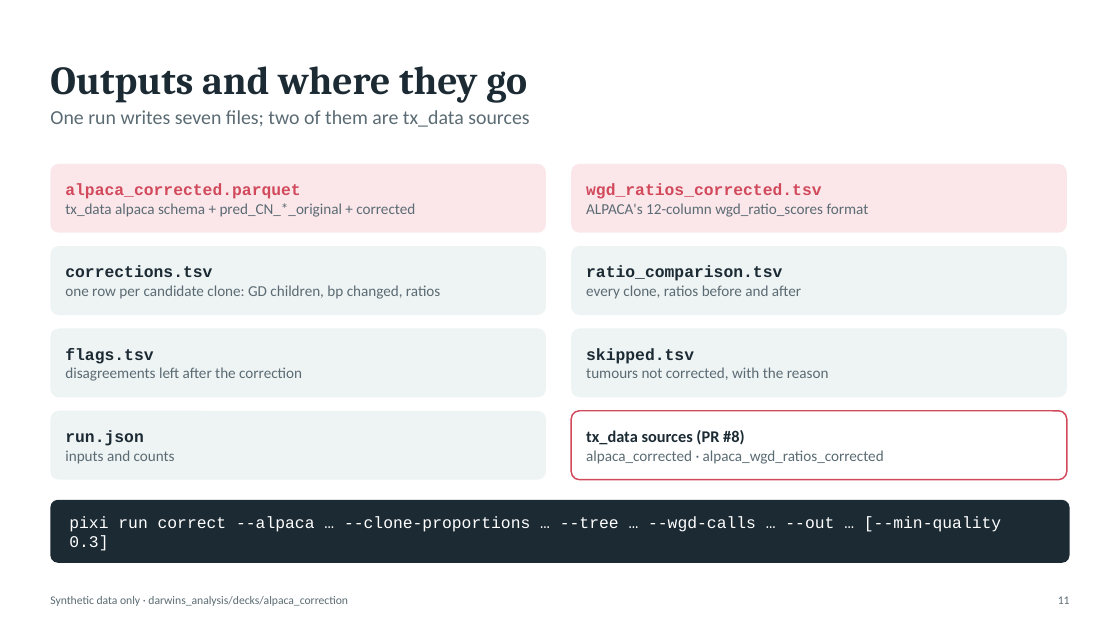
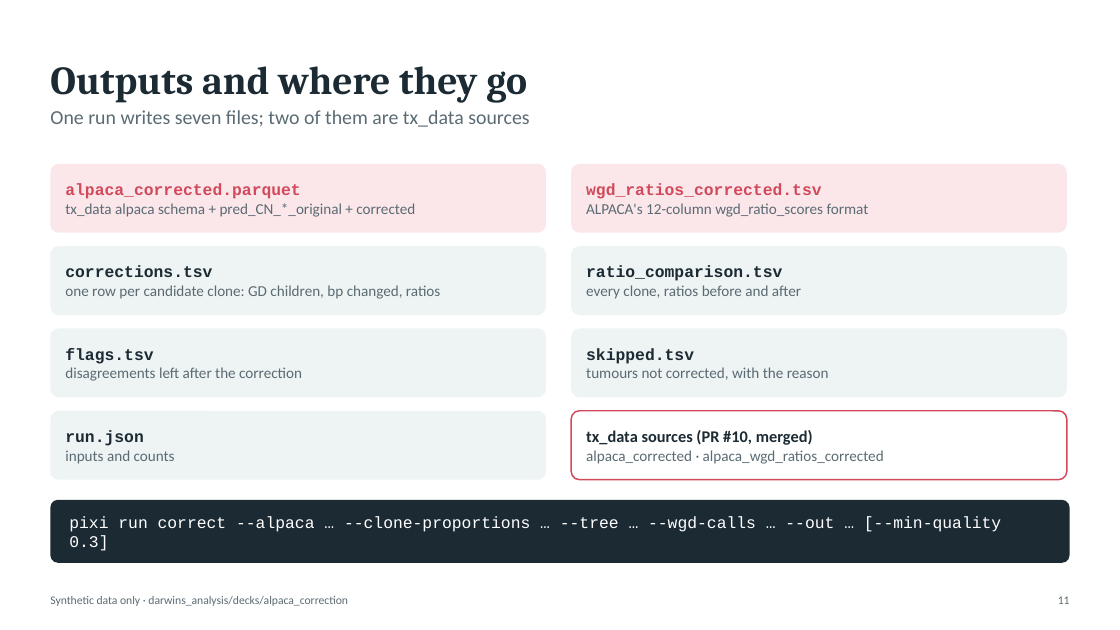
Before and after one commit to McGranahanLab/darwins_analysis, a slide deck: slide 11 of decks/alpaca_correction/alpaca_correction.pptx. Drawn at 1120x630 pixels with LibreOffice and Linux fonts; fonts in the diff are those of the drawing. Boxes give left, top, right and bottom in pixels: in the first picture for what was removed or moved away, otherwise in the second. Text is boxed around its words. In the diff, an @@ line names an element or a change of style, - is before the commit and + after.

Commit message:
Deck: cite tx_data #10 (the merged PR) for the corrected sources

```diff
--- a/decks/alpaca_correction/alpaca_correction.pptx
+++ b/decks/alpaca_correction/alpaca_correction.pptx
@@ text in rounded rectangle at box(586, 430, 813, 445): text changed @@
-tx_data sources (PR #8)
+tx_data sources (PR #10, merged)
```
Also in this commit, not shown: 1 other file.
